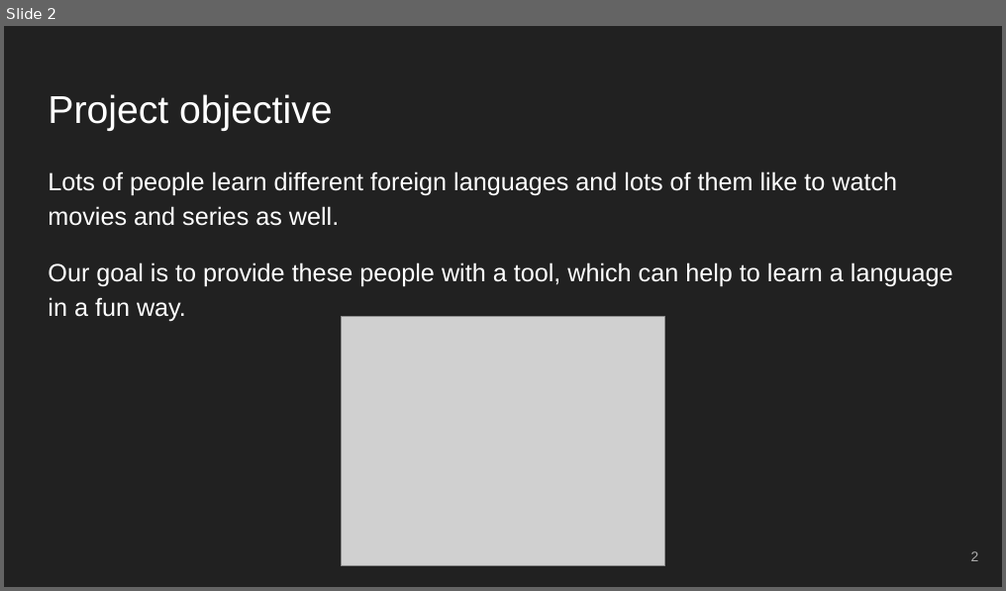
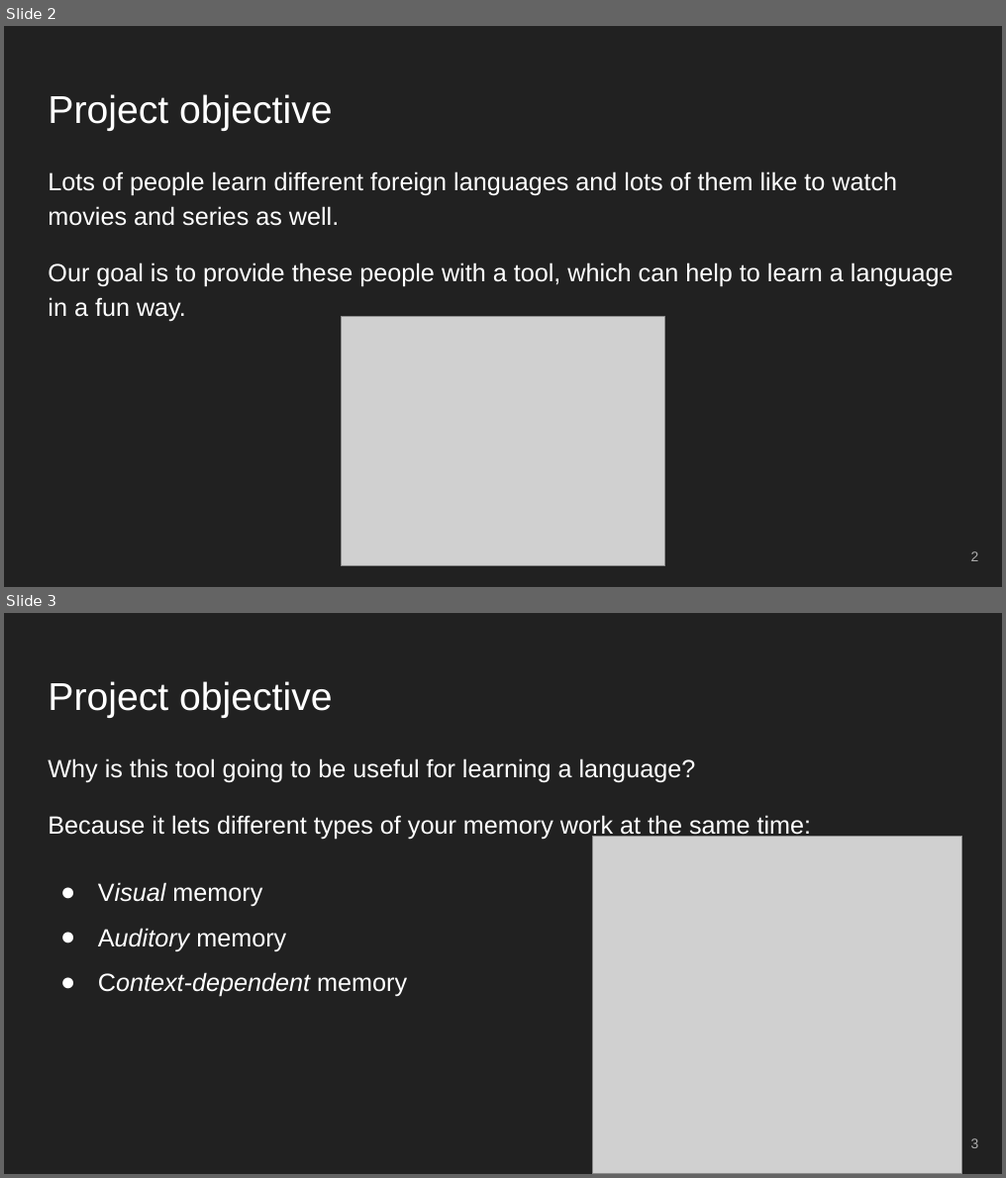
Before and after one commit to omarkelov/TranslateSubsPlayer, a slide deck: Project idea.ppsx. Shown one above the other, each under a label of ours: slide 2 before the commit, slides 2 and 3 after it. The pictures are 1006x591 and 1006x1178 pixels, drawn with LibreOffice and Linux fonts; fonts in the diff are those of the drawing; grey boxes stand for pictures. Boxes give left, top, right and bottom in pixels: in the first picture for what was removed or moved away, otherwise in the second. Text is boxed around its words. In the diff, an @@ line names an element or a change of style, - is before the commit and + after.

Commit message:
Project idea presentation final version

```diff
--- a/Project idea.ppsx
+++ b/Project idea.ppsx
@@ slide 3 added at <box>4,613,1002,1174</box>, background #212121 @@
@@ title added at <box>48,681,333,718</box>, 28 pt, text #FFFFFF @@
+Project objective
@@ text added at <box>48,759,812,997</box>, 18 pt, text #FFFFFF @@
+Why is this tool going to be useful for learning a language?
+Because it lets different types of your memory work at the same time:
+● Visual memory
+● Auditory memory
+● Context-dependent memory
@@ picture added at <box>593,836,962,1173</box> @@
@@ page number added at <box>971,1139,979,1149</box>, 10 pt, text #ADADAD @@
+3
```
Also in this commit, not shown: 2 slides changed, 1 other slide added.
